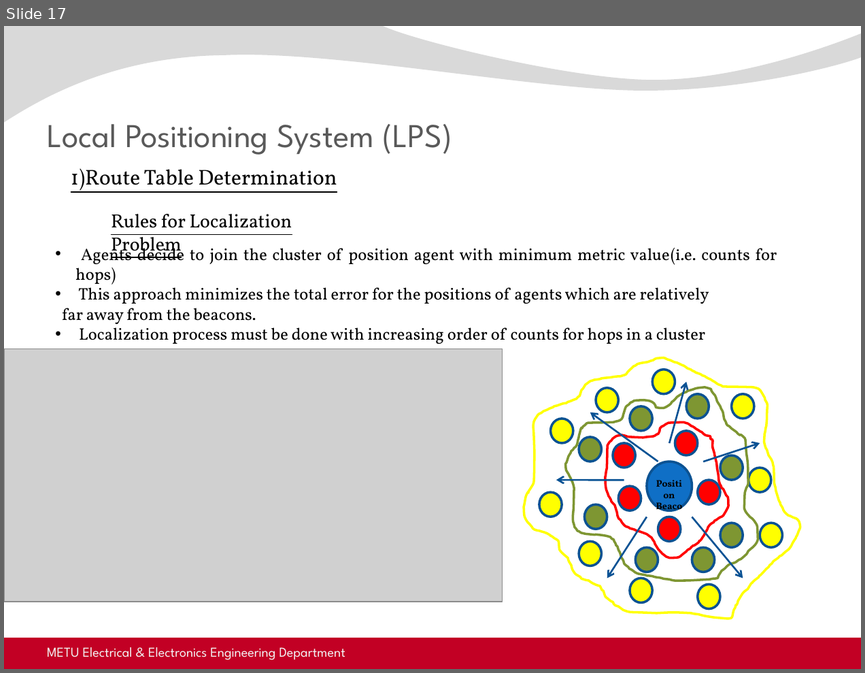
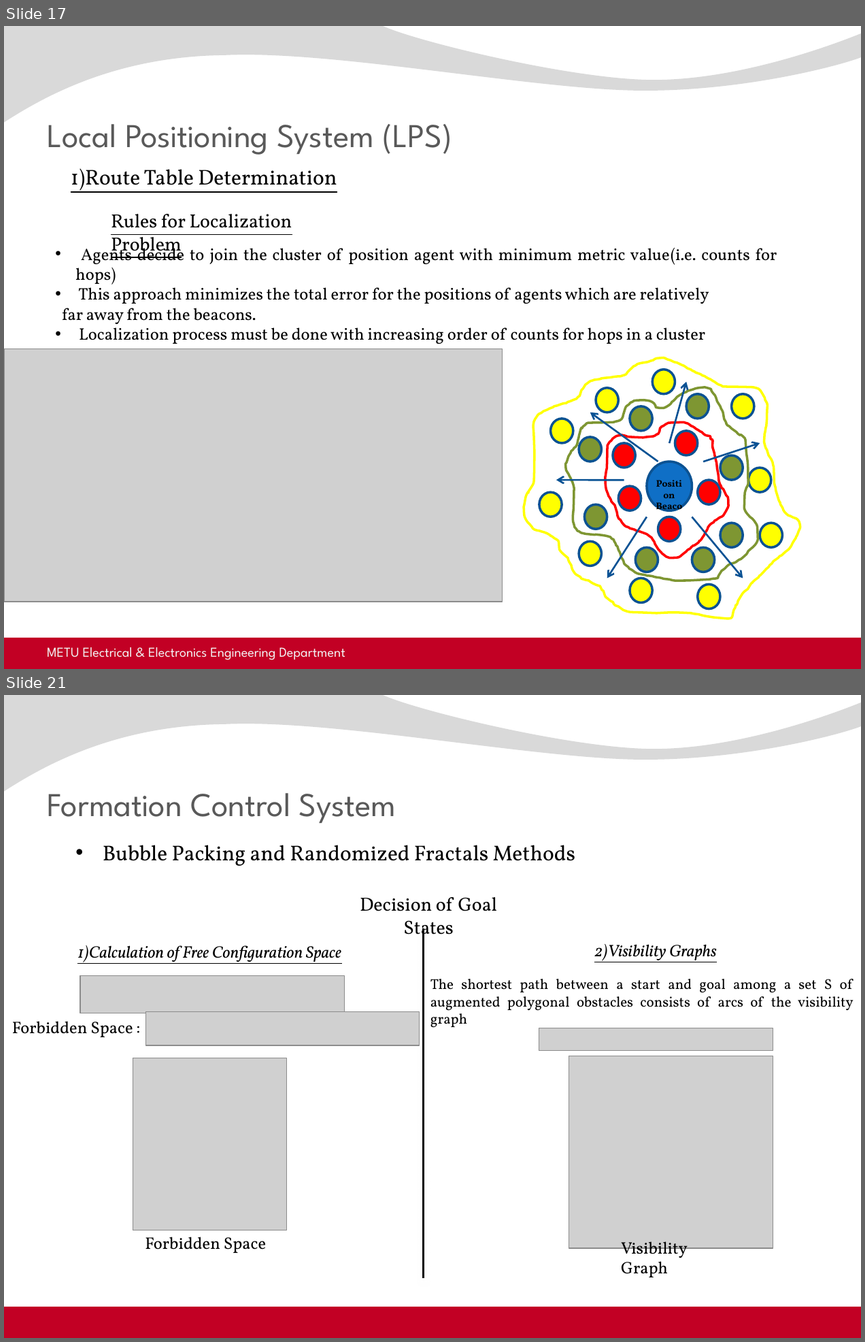
Before and after one commit to kadir4172/formation_control, a slide deck: juri_sunum.pptx. Shown one above the other, each under a label of ours: slide 17 before the commit, slides 17 and 21 after it; the slides between them are not shown. The pictures are 865x673 and 865x1342 pixels, drawn with LibreOffice and Linux fonts; fonts in the diff are those of the drawing; grey boxes stand for pictures; background and template pictures are left out. Boxes give left, top, right and bottom in pixels: in the first picture for what was removed or moved away, otherwise in the second. Text is boxed around its words. In the diff, an @@ line names an element or a change of style, - is before the commit and + after.

Commit message:
[update] formation control kismi sunuma ekleniyor

```diff
--- a/juri_sunum.pptx
+++ b/juri_sunum.pptx
@@ slide 21 added at <box>4,695,861,1338</box>, background picture (left out); not listed: 2 template elements that a slide beside it also shows @@
@@ title added at <box>47,793,396,823</box>, 28 pt, text #595959 @@
+Formation Control System
@@ text added at <box>103,845,575,866</box>, 18 pt, text #000000 @@
+• Bubble Packing and Randomized Fractals Methods
@@ text added at <box>360,897,498,943</box>, 16 pt, text #000000 @@
+Decision of Goal States
@@ line added from (423, 928) to (423, 1278), #000000 2 pt @@
@@ text added at <box>77,945,341,964</box>, 14 pt, text #000000, italic, underline @@
+1)Calculation of Free Configuration Space
@@ text added at <box>594,944,717,962</box>, 14 pt, text #000000, italic, underline @@
+2)Visibility Graphs
@@ picture added at <box>80,975,344,1013</box> @@
@@ text added at <box>430,979,853,1011</box>, 12 pt, text #000000 @@
+The shortest path between a start and goal among a set S of augmented polygonal obstacles consists of arcs of the visibility graph
@@ text added at <box>12,1021,133,1037</box>, 14 pt, text #000000 @@
+Forbidden Space :
@@ picture added at <box>145,1012,419,1045</box> @@
@@ picture added at <box>538,1028,772,1051</box> @@
@@ picture added at <box>133,1057,286,1229</box> @@
@@ picture added at <box>568,1055,772,1248</box> @@
@@ text added at <box>145,1236,266,1253</box>, 14 pt, text #000000 @@
+Forbidden Space
@@ text added at <box>621,1241,687,1277</box>, 14 pt, text #000000 @@
+Visibility Graph
```
Also in this commit, not shown: 3 other slides added, 2 other files.
